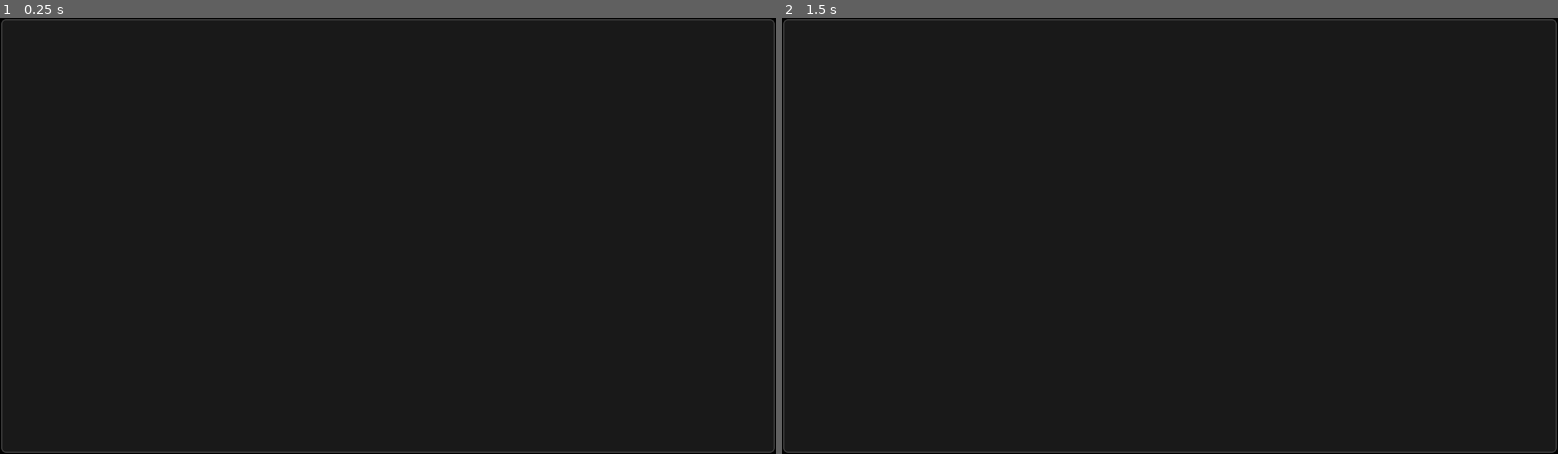
Above: before the commit, frames 1-2 (left to right).
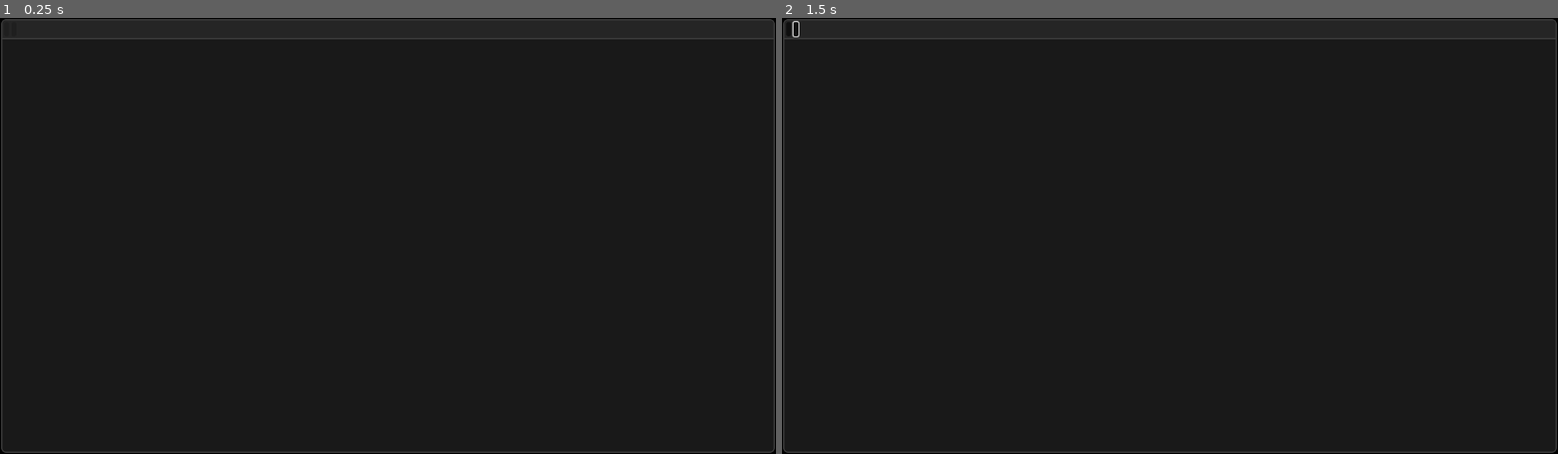
Above: after the commit, the same moments.

Repository: Dinno-DEV/leafboard
Game: Godot game, scene res://root_scenes/MainScene.tscn
The game is run twice, just before and just after one commit, with the same random seed, the same clock (stepped at 60 frames per second) and the same inputs.
Inputs (mouse positions are in pixels of both pictures, inside the frame that each line leads up to):
- Up to frame 1 (0.25 s): no input
- Up to frame 2 (1.5 s): click (789, 31) at 0.52 s; click (797, 31) at 1.27 s

The runs differ from the first frame. In frame 1, 0.2% of the frame differs, in the area x 0-100%, y 4-5%; in frame 2, 0.2%, in the area x 0-100%, y 0-5%.

Commit message:
WindowHeader added

Diff:
--- /dev/null
+++ b/components/WindowHeader.tscn
@@ -0,0 +1,41 @@
+[gd_scene load_steps=3 format=3 uid="uid://dqvivuv0bpux6"]
+
+[ext_resource type="Script" uid="uid://dqdm5g0baxqp8" path="res://custom_node_scripts/Selector.gd" id="1_exi6l"]
+[ext_resource type="Script" uid="uid://coi3puogpj6af" path="res://custom_node_scripts/IdButton.gd" id="2_b1gva"]
+
+[node name="WindowHeader" type="Control"]
+custom_minimum_size = Vector2(0, 29)
+layout_mode = 3
+anchors_preset = 15
+anchor_right = 1.0
+anchor_bottom = 1.0
+offset_bottom = -691.0
+grow_horizontal = 2
+grow_vertical = 2
+
+[node name="HBoxContainer" type="HBoxContainer" parent="."]
+layout_mode = 1
+anchors_preset = 15
+anchor_right = 1.0
+anchor_bottom = 1.0
+offset_left = 3.0
+offset_top = 3.0
+offset_right = -3.0
+offset_bottom = -3.0
+grow_horizontal = 2
+grow_vertical = 2
+
+[node name="Selector" type="BoxContainer" parent="HBoxContainer"]
+layout_mode = 2
+script = ExtResource("1_exi6l")
+metadata/_custom_type_script = "uid://dqdm5g0baxqp8"
+
+[node name="IdButton" type="Button" parent="HBoxContainer/Selector"]
+layout_mode = 2
+script = ExtResource("2_b1gva")
+metadata/_custom_type_script = "uid://coi3puogpj6af"
+
+[node name="IdButton2" type="Button" parent="HBoxContainer/Selector"]
+layout_mode = 2
+script = ExtResource("2_b1gva")
+metadata/_custom_type_script = "uid://coi3puogpj6af"
--- a/res_files/Themes/DarkMode.tres
+++ b/res_files/Themes/DarkMode.tres
@@ -1,12 +1,12 @@
-[gd_resource type="Theme" load_steps=19 format=3 uid="uid://re1e3s8kew18"]
+[gd_resource type="Theme" load_steps=20 format=3 uid="uid://re1e3s8kew18"]
 
-[ext_resource type="Texture2D" uid="uid://3lw7j4e26erv" path="res://assets/PanelMainRad8.png" id="1_onmqg"]
-[ext_resource type="Texture2D" uid="uid://dnw4ucouf0cdy" path="res://assets/PanelSubRad24.png" id="2_0iuoy"]
-[ext_resource type="Texture2D" uid="uid://gyecyychvriq" path="res://assets/PanelSubRad36.png" id="3_p3tso"]
-[ext_resource type="Texture2D" uid="uid://d2ow4t6judq5a" path="res://assets/PanelMainRad10.png" id="3_v7g3f"]
-[ext_resource type="Texture2D" uid="uid://bqemfvm3s1yn7" path="res://assets/PanelMain2Rad24.png" id="4_i37bs"]
-[ext_resource type="Texture2D" uid="uid://dtwgm6bi5d62e" path="res://assets/PanelMainRad24.png" id="5_t0vp7"]
-[ext_resource type="Texture2D" uid="uid://cnm1dd4l4uub6" path="res://assets/PanelSubRad12.png" id="6_twyof"]
+[ext_resource type="Texture2D" uid="uid://3lw7j4e26erv" path="res://assets/panels/PanelMainRad8.png" id="1_onmqg"]
+[ext_resource type="Texture2D" uid="uid://dnw4ucouf0cdy" path="res://assets/panels/PanelSubRad24.png" id="2_0iuoy"]
+[ext_resource type="Texture2D" uid="uid://gyecyychvriq" path="res://assets/panels/PanelSubRad36.png" id="3_p3tso"]
+[ext_resource type="Texture2D" uid="uid://d2ow4t6judq5a" path="res://assets/panels/PanelMainRad10.png" id="3_v7g3f"]
+[ext_resource type="Texture2D" uid="uid://bqemfvm3s1yn7" path="res://assets/panels/PanelMain2Rad24.png" id="4_i37bs"]
+[ext_resource type="Texture2D" uid="uid://dtwgm6bi5d62e" path="res://assets/panels/PanelMainRad24.png" id="5_t0vp7"]
+[ext_resource type="Texture2D" uid="uid://cnm1dd4l4uub6" path="res://assets/panels/PanelSubRad12.png" id="6_twyof"]
 
 [sub_resource type="StyleBoxTexture" id="StyleBoxTexture_onmqg"]
 content_margin_left = 4.0
@@ -129,6 +129,14 @@
 texture_margin_right = 12.0
 texture_margin_bottom = 12.0
 
+[sub_resource type="StyleBoxFlat" id="StyleBoxFlat_v7g3f"]
+content_margin_bottom = 2.0
+bg_color = Color(0.14509805, 0.14509805, 0.14509805, 1)
+border_width_bottom = 2
+border_color = Color(0.23921569, 0.23921569, 0.23921569, 1)
+corner_radius_top_left = 6
+corner_radius_top_right = 6
+
 [resource]
 Panel/styles/panel = SubResource("StyleBoxTexture_onmqg")
 PanelContainer/styles/panel = SubResource("StyleBoxTexture_op0om")
@@ -158,3 +166,5 @@
 PanelSubRad24/styles/panel = SubResource("StyleBoxTexture_p3tso")
 PanelSubRad36/base_type = &"Panel"
 PanelSubRad36/styles/panel = SubResource("StyleBoxTexture_i37bs")
+WindowHeader/base_type = &"PanelContainer"
+WindowHeader/styles/panel = SubResource("StyleBoxFlat_v7g3f")
--- a/root_scenes/MainScene.tscn
+++ b/root_scenes/MainScene.tscn
@@ -1,6 +1,7 @@
-[gd_scene load_steps=2 format=3 uid="uid://cgm6biwig0ufp"]
+[gd_scene load_steps=3 format=3 uid="uid://cgm6biwig0ufp"]
 
 [ext_resource type="Theme" uid="uid://re1e3s8kew18" path="res://res_files/Themes/DarkMode.tres" id="1_w3jt3"]
+[ext_resource type="PackedScene" uid="uid://dqvivuv0bpux6" path="res://components/WindowHeader.tscn" id="2_qeh2v"]
 
 [node name="MainScene" type="Control"]
 layout_mode = 3
@@ -21,3 +22,10 @@
 
 [node name="VBoxContainer" type="VBoxContainer" parent="PanelContainer"]
 layout_mode = 2
+
+[node name="PanelContainer" type="PanelContainer" parent="PanelContainer/VBoxContainer"]
+layout_mode = 2
+theme_type_variation = &"WindowHeader"
+
+[node name="WindowHeader" parent="PanelContainer/VBoxContainer/PanelContainer" instance=ExtResource("2_qeh2v")]
+layout_mode = 2
Renamed: assets/PanelMain2Rad24.png -> assets/panels/PanelMain2Rad24.png
Not shown, changed: assets/panels/PanelMain2Rad24.png.import
Renamed: assets/PanelMainRad10.png -> assets/panels/PanelMainRad10.png
Not shown, changed: assets/panels/PanelMainRad10.png.import
Renamed: assets/PanelMainRad24.png -> assets/panels/PanelMainRad24.png
Not shown, changed: assets/panels/PanelMainRad24.png.import
Renamed: assets/PanelMainRad8.png -> assets/panels/PanelMainRad8.png
Not shown, changed: assets/panels/PanelMainRad8.png.import
Renamed: assets/PanelSubRad12.png -> assets/panels/PanelSubRad12.png
Not shown, changed: assets/panels/PanelSubRad12.png.import
Renamed: assets/PanelSubRad24.png -> assets/panels/PanelSubRad24.png
Not shown, changed: assets/panels/PanelSubRad24.png.import
(and 2 more such lines)
